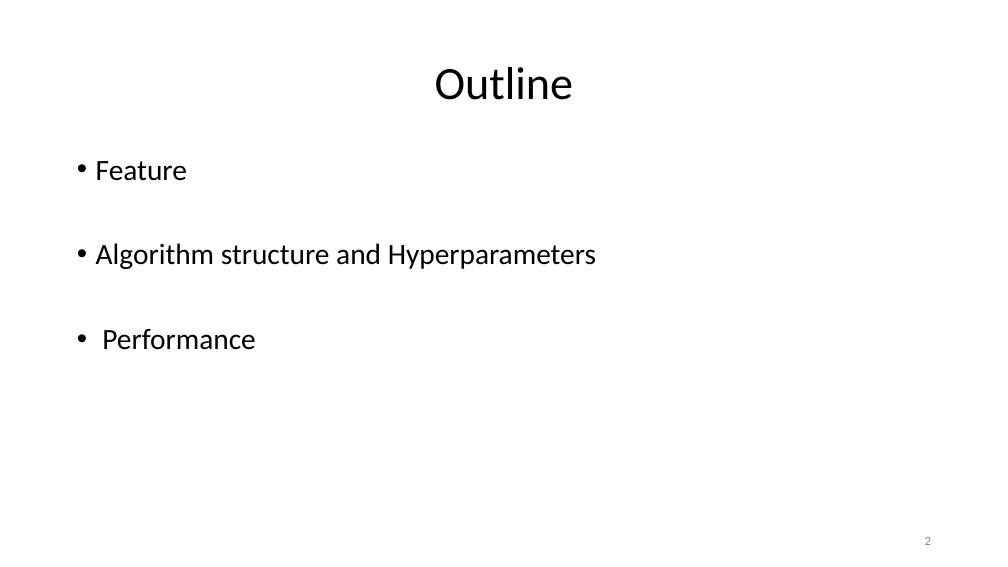
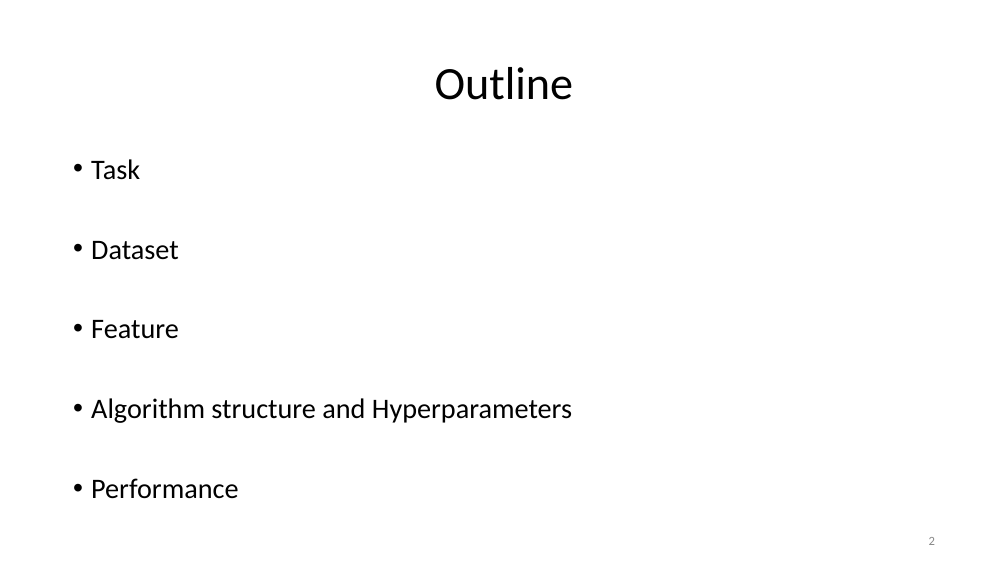
Before and after one commit to paulhager/ProteinPrediction1, a slide deck: slide 2 of BLOSUMscoresComparedToSingleSNAPscores.pptx. Drawn at 1008x567 pixels with LibreOffice and Linux fonts; fonts in the diff are those of the drawing; background and template pictures are left out. Boxes give left, top, right and bottom in pixels: in the first picture for what was removed or moved away, otherwise in the second. Text is boxed around its words. In the diff, an @@ line names an element or a change of style, - is before the commit and + after.

```diff
--- a/BLOSUMscoresComparedToSingleSNAPscores.pptx
+++ b/BLOSUMscoresComparedToSingleSNAPscores.pptx
@@ text at [91, 159, 179, 260]: paragraphs added @@
+• Task
+• Dataset
@@ text at [91, 320, 572, 499]: size 28 to 26.9 pt in "Feature", "Algorithm structure and Hyperparameters", "Performance"; indent changed; less space between paragraphs @@
@@ page number at [929, 537, 935, 545]: text colour #8C8C8C to #888888 @@
```
Also in this commit, not shown: 21 other slides changed, 5 slides added, 1 slide removed, 2 other files.
